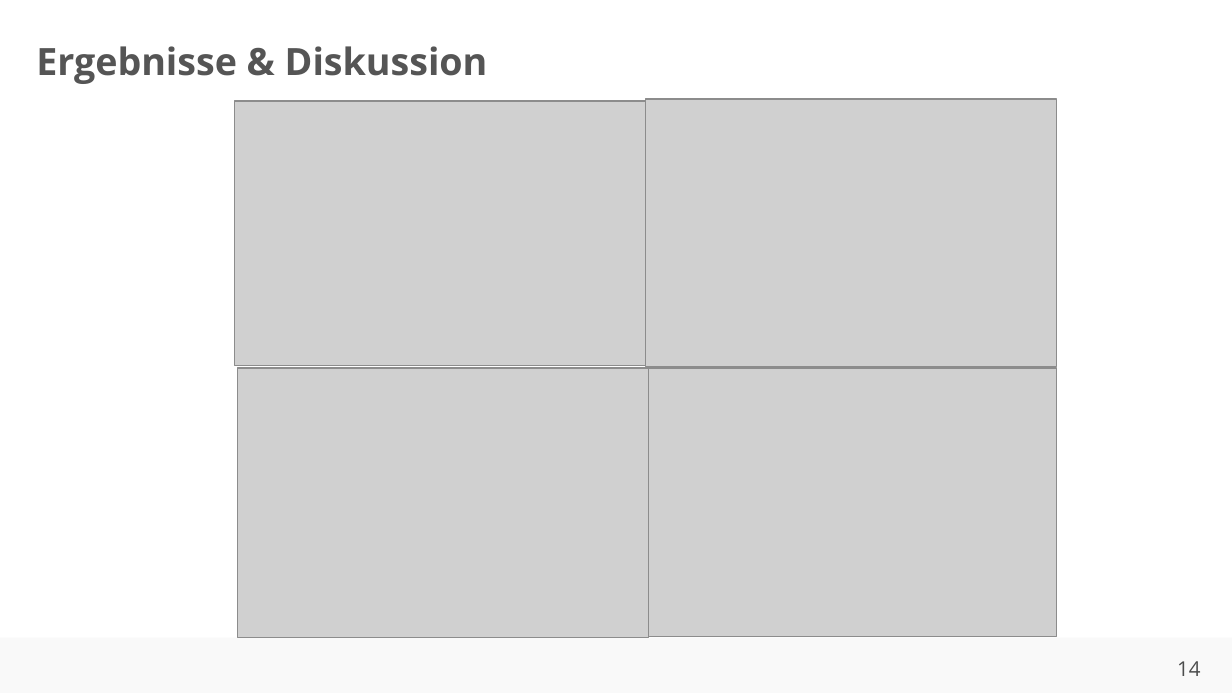
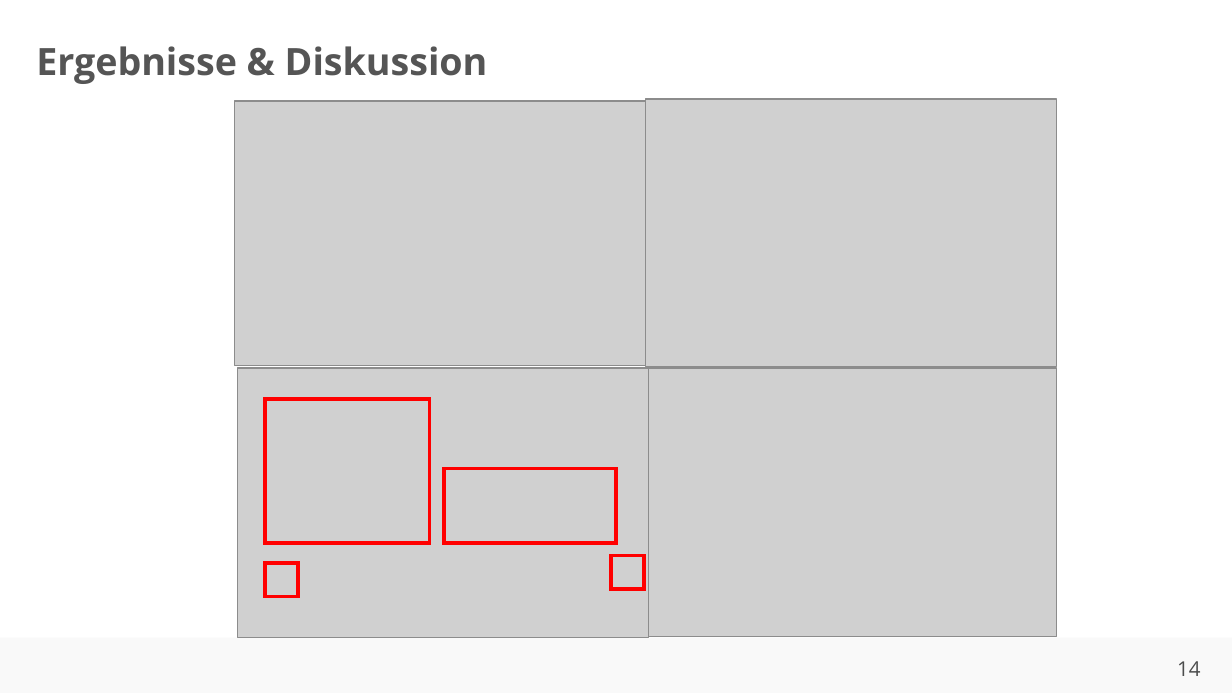
Before and after one commit to ahndavin/Abschlussarbeit_Bachelor, a slide deck: slide 14 of Kolloquium/Kolloquium.pptx. Drawn at 1232x693 pixels with LibreOffice and Linux fonts; fonts in the diff are those of the drawing; grey boxes stand for pictures; background and template pictures are left out. Boxes give left, top, right and bottom in pixels: in the first picture for what was removed or moved away, otherwise in the second. Text is boxed around its words. In the diff, an @@ line names an element or a change of style, - is before the commit and + after.

```diff
--- a/Kolloquium/Kolloquium.pptx
+++ b/Kolloquium/Kolloquium.pptx
@@ rectangle added at [265,399,430,543], outline #FF0000 2 pt @@
@@ rectangle added at [445,468,616,543], outline #FF0000 2 pt @@
@@ rectangle added at [265,563,298,596], outline #FF0000 2 pt @@
@@ rectangle added at [611,556,644,589], outline #FF0000 2 pt @@
```
Also in this commit, not shown: 2 other slides changed.
